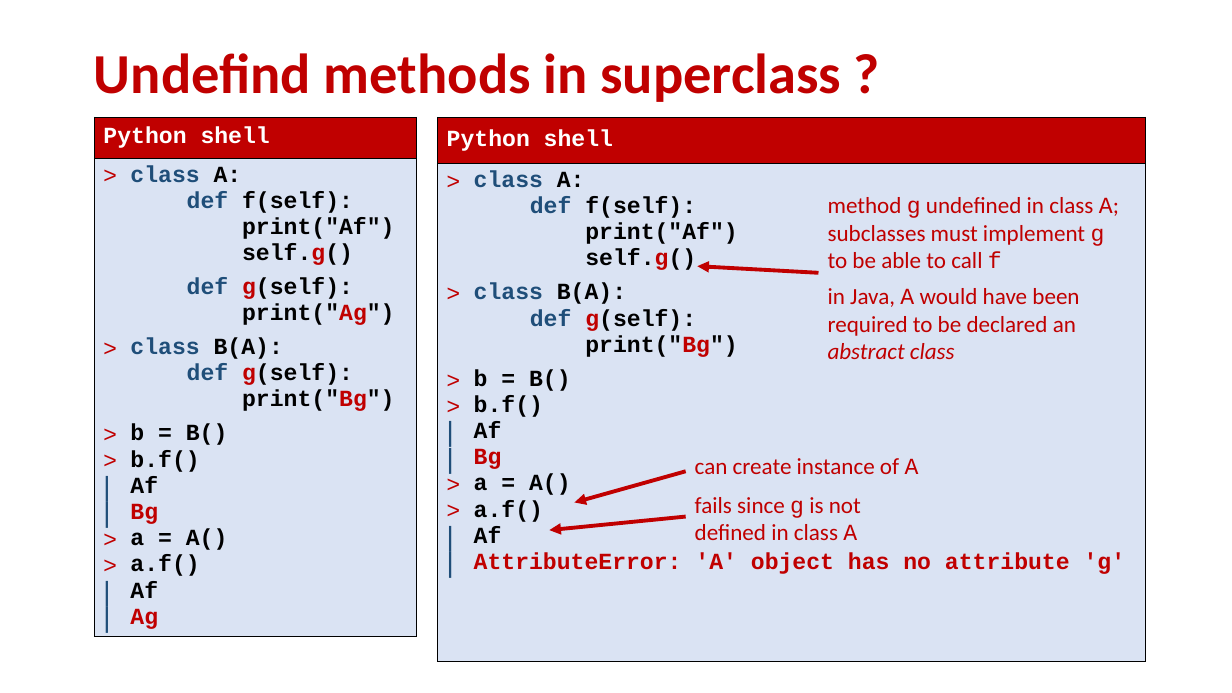
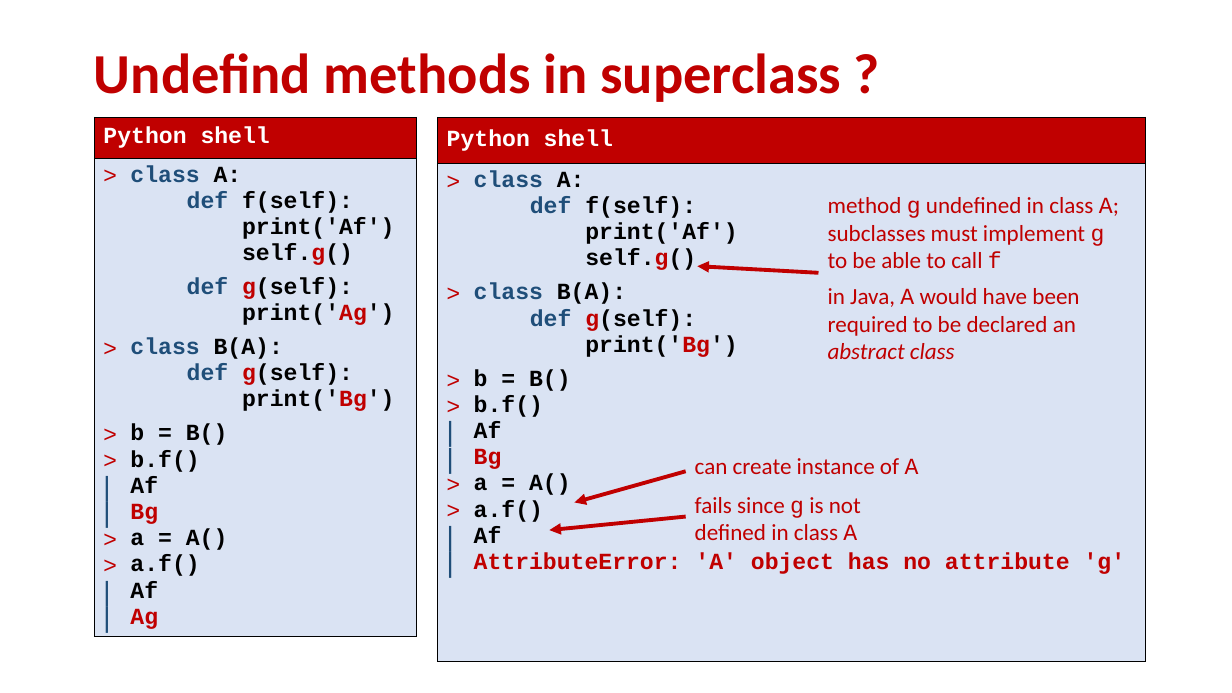
Before and after one commit to gsbrodal/gsbrodal.github.io, a slide deck: slide 12 of ipsa/slides/hierarchies.pptx. Drawn at 1232x693 pixels with LibreOffice and Linux fonts; fonts in the diff are those of the drawing. Boxes give left, top, right and bottom in pixels: in the first picture for what was removed or moved away, otherwise in the second. Text is boxed around its words. In the diff, an @@ line names an element or a change of style, - is before the commit and + after.

```diff
--- a/ipsa/slides/hierarchies.pptx
+++ b/ipsa/slides/hierarchies.pptx
@@ table at (x1=94, y1=117, x2=416, y2=662) @@
@@ row 2, column 1: "class A: / def f(self): / print("Af") / self.g() / def g(self): / print("Ag") / class B(A): / def g(self): / print("Bg") / b = B() / b.f() / Af / Bg / a = A() / a.f() / Af / Ag" to "class A: / def f(self): / print('Af') / self.g() / def g(self): / print('Ag') / class B(A): / def g(self): / print('Bg') / b = B() / b.f() / Af / Bg / a = A() / a.f() / Af / Ag" @@
@@ table at (x1=437, y1=117, x2=1145, y2=662) @@
@@ row 2, column 1: "class A: / def f(self): / print("Af") / self.g() / class B(A): / def g(self): / print("Bg") / b = B() / b.f() / Af / Bg / a = A() / a.f() / Af / AttributeError: 'A' object has no attribute 'g'" to "class A: / def f(self): / print('Af') / self.g() / class B(A): / def g(self): / print('Bg') / b = B() / b.f() / Af / Bg / a = A() / a.f() / Af / AttributeError: 'A' object has no attribute 'g'" @@
```
Also in this commit, not shown: 11 other slides changed, 3 other files.
